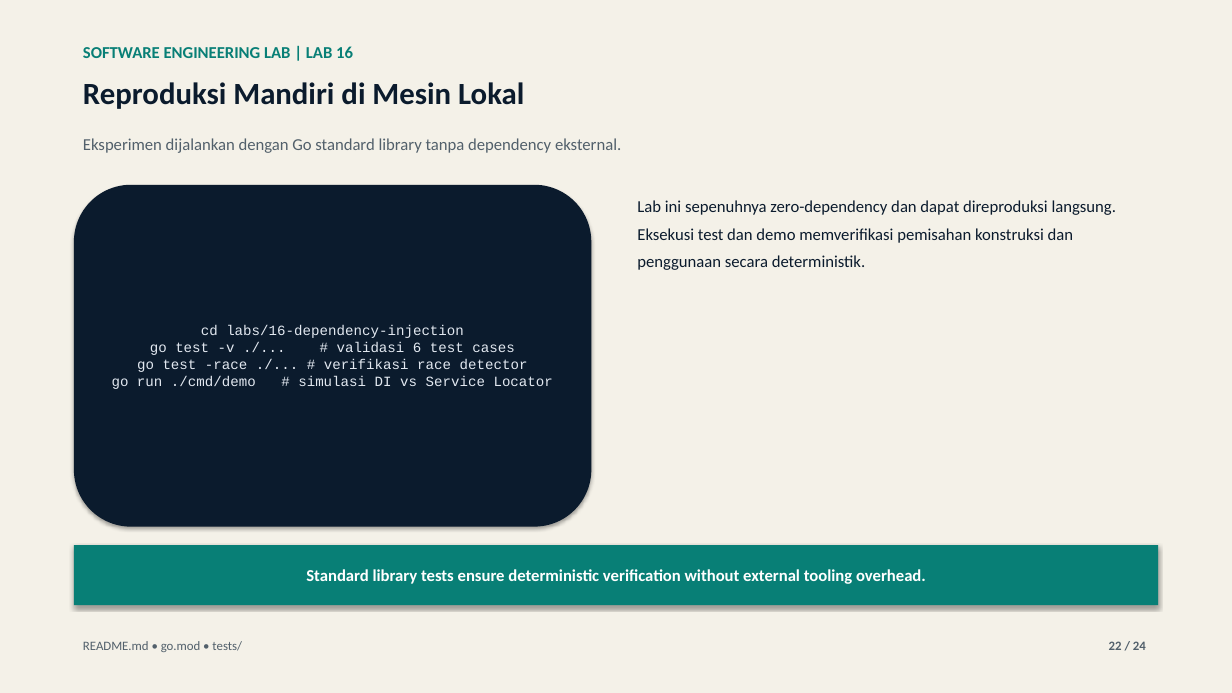
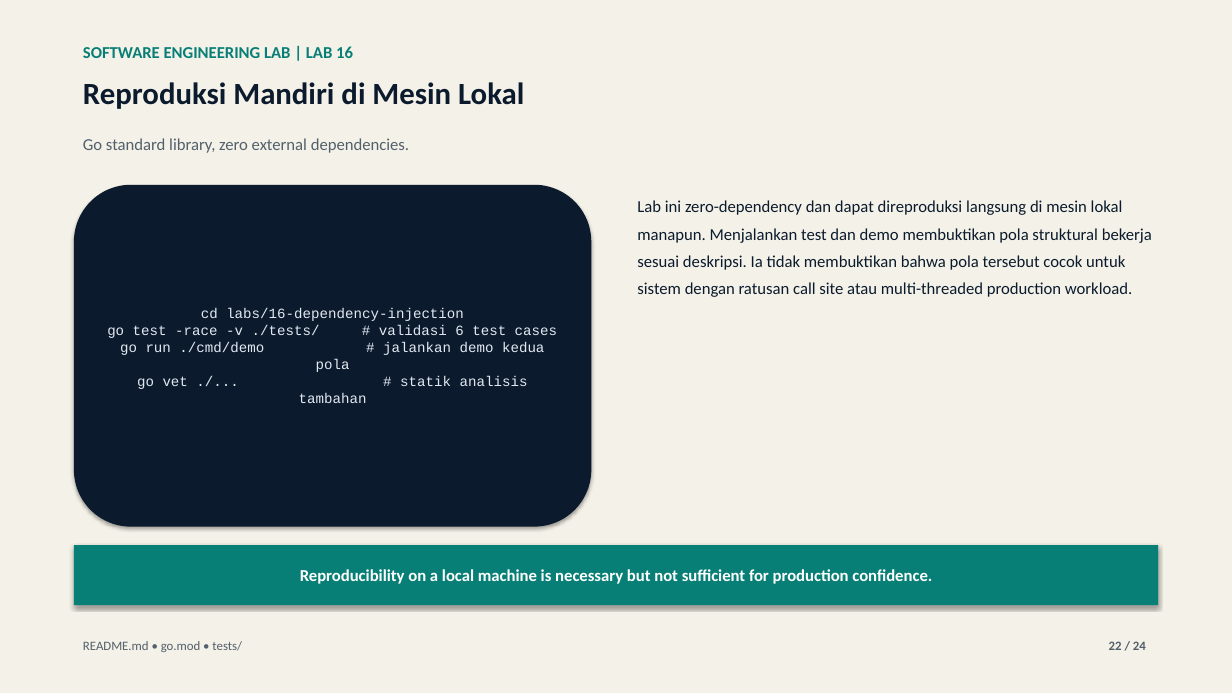
Before and after one commit to lukman-ss/software-engineering-lab, a slide deck: slide 22 of labs/16-dependency-injection/result/linkedin/lab-16-dependency-injection-carousel.pptx. Drawn at 1232x693 pixels with LibreOffice and Linux fonts; fonts in the diff are those of the drawing. Boxes give left, top, right and bottom in pixels: in the first picture for what was removed or moved away, otherwise in the second. Text is boxed around its words. In the diff, an @@ line names an element or a change of style, - is before the commit and + after.

Commit message:
feat(16-dependency-injection): publish carousel presentation, articles, and media deliverables
Complete publication package for Lab 16 (Dependency Injection):
Topic: Constructor Injection vs Service Locator: A Concrete Trade-off for Testability

- Carousel Deck: 24-slide visual storytelling deck in PDF and editable PPTX format
- Cover Artworks: Dual-language CRT covers (ID & EN 1920x1080 PNG)
- Technical Articles: Dev.to markdown draft and Medium HTML publication
- Reproducible Source: Defined via content_def.py with strict quality gates
- Claim Boundaries: Grounded in lab test assertions without exaggerated production claims

```diff
--- a/labs/16-dependency-injection/result/linkedin/lab-16-dependency-injection-carousel.pptx
+++ b/labs/16-dependency-injection/result/linkedin/lab-16-dependency-injection-carousel.pptx
@@ text at (83,138,409,153): text changed @@
-Eksperimen dijalankan dengan Go standard library tanpa dependency eksternal.
+Go standard library, zero external dependencies.
@@ text at (637,200,1152,297): text changed @@
-Lab ini sepenuhnya zero-dependency dan dapat direproduksi langsung. Eksekusi test dan demo memverifikasi pemisahan konstruksi dan penggunaan secara deterministik.
+Lab ini zero-dependency dan dapat direproduksi langsung di mesin lokal manapun. Menjalankan test dan demo membuktikan pola struktural bekerja sesuai deskripsi. Ia tidak membuktikan bahwa pola tersebut cocok untuk sistem dengan ratusan call site atau multi-threaded production workload.
@@ text in rounded rectangle at (107,308,557,403): text changed @@
-cd labs/16-dependency-injection
-go test -v ./... # validasi 6 test cases
-go test -race ./... # verifikasi race detector
-go run ./cmd/demo # simulasi DI vs Service Locator
+cd labs/16-dependency-injection
+go test -race -v ./tests/ # validasi 6 test cases
+go run ./cmd/demo # jalankan demo kedua pola
+go vet ./... # statik analisis tambahan
@@ text in rectangle at (300,569,932,584): text changed @@
-Standard library tests ensure deterministic verification without external tooling overhead.
+Reproducibility on a local machine is necessary but not sufficient for production confidence.
```
Also in this commit, not shown: 20 other slides changed, 3 slides added, 3 slides removed, 9 other files.
